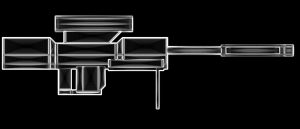
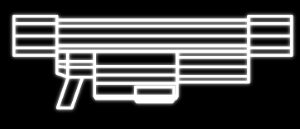
Layered file, before and after one edit (300px x 129px). Changes by layer:
added layer "Pasted Layer#2" (screen) above "Pasted Layer#1" over [1, 11, 297, 114]
added layer "Pasted Layer#1" above "Pasted Layer" over [1, 11, 297, 114]
hid "Pasted Layer" over [1, 13, 297, 114]
